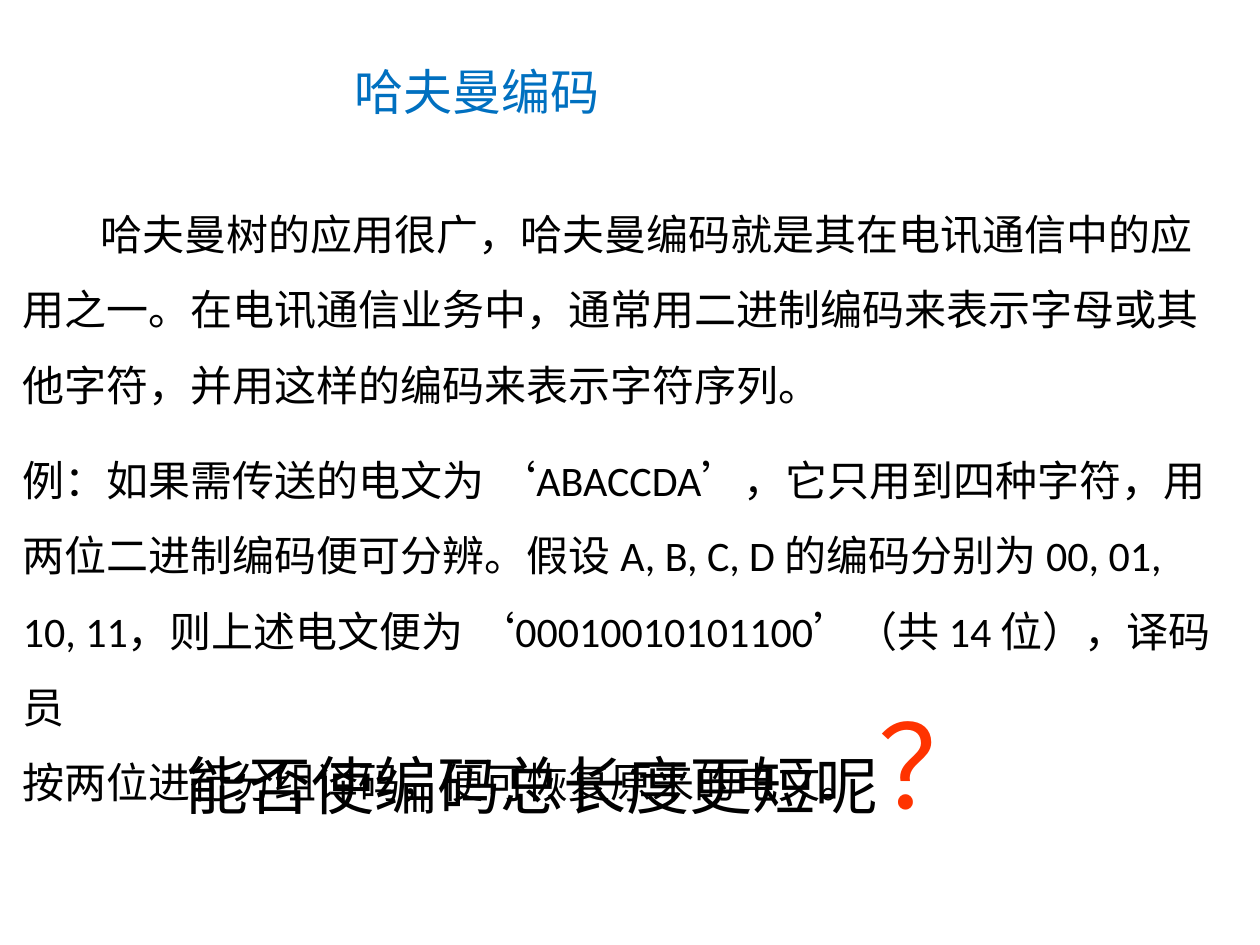
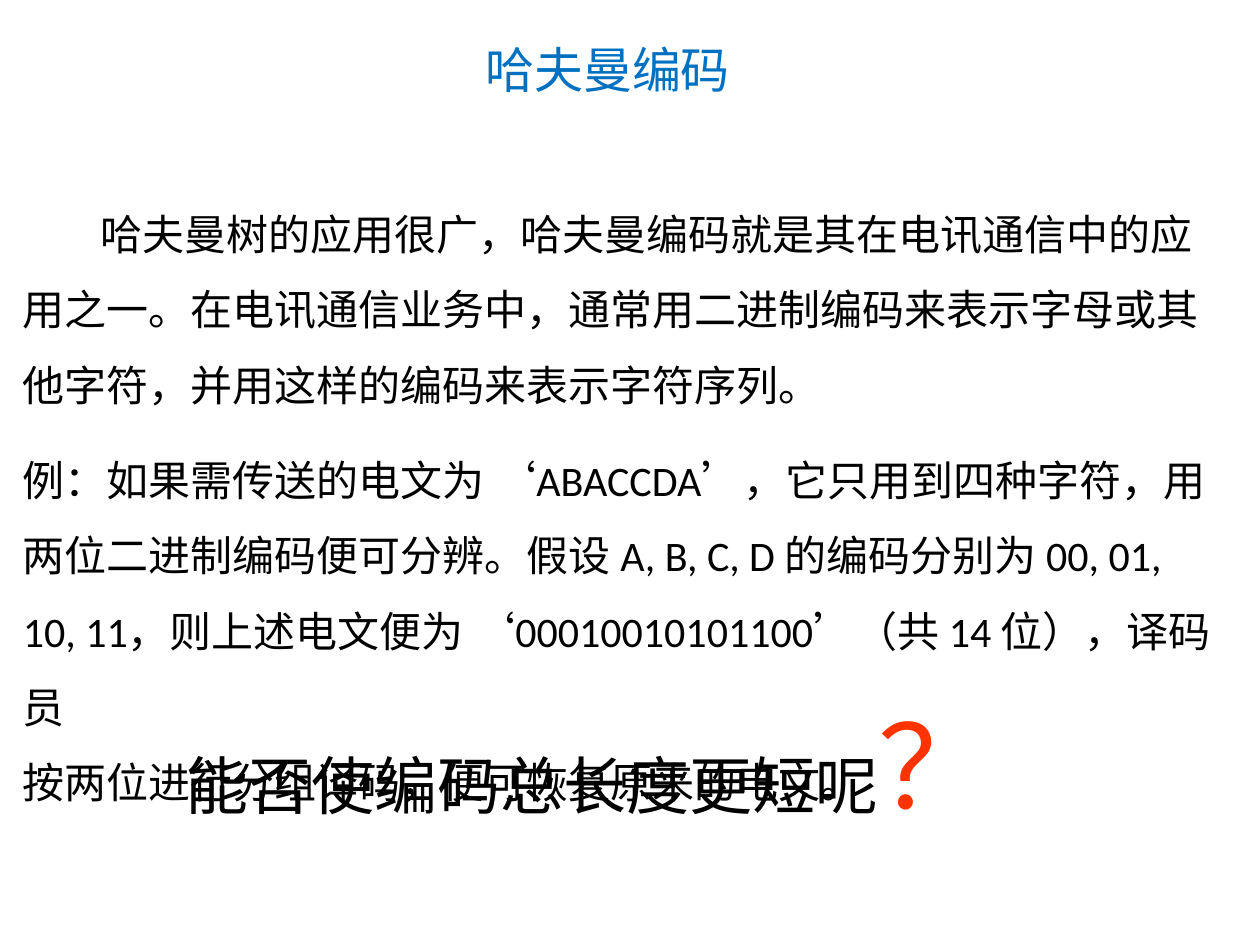
Before and after one commit to Gempittance/Data_Structur_Build, a slide deck: slide 137 of 数据结构PPT/ds6.pptx. Drawn at 1260x945 pixels with LibreOffice and Linux fonts; fonts in the diff are those of the drawing. Boxes give left, top, right and bottom in pixels: in the first picture for what was removed or moved away, otherwise in the second. Text is boxed around its words. In the diff, an @@ line names an element or a change of style, - is before the commit and + after.

```diff
--- a/数据结构PPT/ds6.pptx
+++ b/数据结构PPT/ds6.pptx
@@ text "哈夫曼编码": place and size @@
-text "哈夫曼编码" at [355,68,600,114]
+text "哈夫曼编码" at [485,46,730,92]
```
Also in this commit, not shown: 55 other slides changed.
